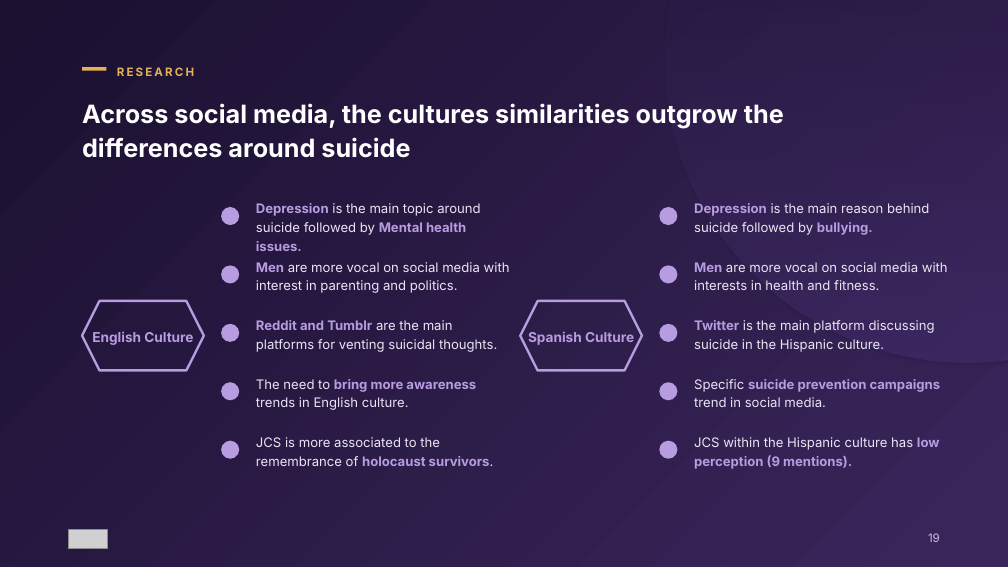
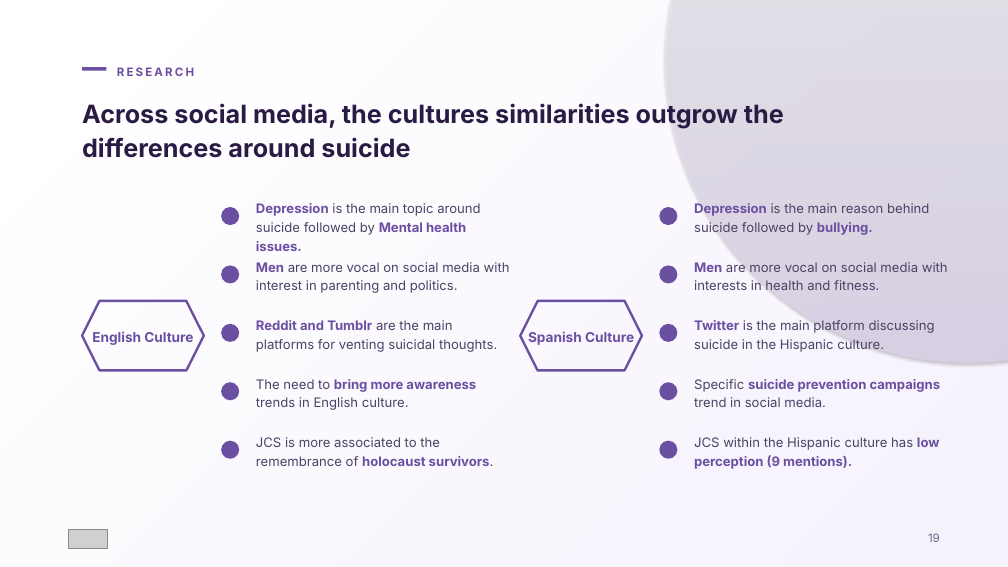
Before and after one commit to patriciobrunoar/alkimia, a slide deck: slide 19 of decks/jcs-miami-dade/JCS-Case-Miami-Dade-Alkimia.pptx. Drawn at 1008x567 pixels with LibreOffice and Linux fonts; fonts in the diff are those of the drawing; grey boxes stand for pictures. Boxes give left, top, right and bottom in pixels: in the first picture for what was removed or moved away, otherwise in the second. Text is boxed around its words. In the diff, an @@ line names an element or a change of style, - is before the commit and + after.

```diff
--- a/decks/jcs-miami-dade/JCS-Case-Miami-Dade-Alkimia.pptx
+++ b/decks/jcs-miami-dade/JCS-Case-Miami-Dade-Alkimia.pptx
@@ background gradient #1B1030 to #3A265C to gradient #FFFFFF to #F6F2FC @@
@@ ellipse at [665, 0, 1008, 363]: fill gradient #5B3F94 to #1B1030 to gradient #E4DAF5 to #FFFFFF @@
@@ rectangle at [82, 67, 107, 71]: fill #E3B256 to #6B4FA1 @@
@@ text "RESEARCH" at [117, 67, 194, 76]: text colour #E3B256 to #6B4FA1 @@
@@ text "Across social media, the cultures ..." at [82, 103, 784, 158]: text colour #FFFFFF to #2A1B45 @@
@@ text "Depression is the main topic ..." at [256, 203, 480, 251]: text colour #B79CE0 to #6B4FA1 in "Depression Mental health issues."; text colour #E9E4F4 to #4B4366 in "is the main topic around suicide followed ..." @@
@@ text "Depression is the main reason ..." at [694, 203, 929, 235]: text colour #B79CE0 to #6B4FA1 in "Depression bullying."; text colour #E9E4F4 to #4B4366 in "is the main reason behind suicide followed ..." @@
@@ text "Men are more vocal on ..." at [256, 262, 510, 293]: text colour #B79CE0 to #6B4FA1 in "Men"; text colour #E9E4F4 to #4B4366 @@
@@ text "Men are more vocal on ..." at [694, 262, 948, 290]: text colour #B79CE0 to #6B4FA1 in "Men"; text colour #E9E4F4 to #4B4366 @@
@@ text "English Culture" at [92, 331, 193, 345]: text colour #B79CE0 to #6B4FA1 @@
@@ hexagon at [82, 301, 204, 371]: outline #B79CE0 2.25 pt to #6B4FA1 2.25 pt @@
@@ text "Reddit and Tumblr are the ..." at [256, 320, 497, 352]: text colour #B79CE0 to #6B4FA1 in "Reddit and Tumblr"; text colour #E9E4F4 to #4B4366 in "are the main platforms for venting suicidal ..." @@
@@ text "Spanish Culture" at [528, 331, 634, 345]: text colour #B79CE0 to #6B4FA1 @@
@@ hexagon at [520, 301, 642, 371]: outline #B79CE0 2.25 pt to #6B4FA1 2.25 pt @@
@@ text "Twitter is the main platform ..." at [694, 320, 935, 352]: text colour #B79CE0 to #6B4FA1 in "Twitter"; text colour #E9E4F4 to #4B4366 in "is the main platform discussing suicide in ..." @@
@@ text "The need to bring more ..." at [256, 379, 476, 410]: text colour #E9E4F4 to #4B4366 in "The need to trends in English culture."; text colour #B79CE0 to #6B4FA1 in "bring more awareness" @@
@@ text "Specific suicide prevention campaigns trend ..." at [694, 379, 941, 407]: text colour #E9E4F4 to #4B4366 in "Specific trend in social media."; text colour #B79CE0 to #6B4FA1 in "suicide prevention campaigns" @@
@@ text "JCS is more associated to ..." at [256, 437, 494, 466]: text colour #E9E4F4 to #4B4366 in "JCS is more associated to the remembrance ..."; text colour #B79CE0 to #6B4FA1 in "holocaust survivors." @@
@@ fill #B79CE0 to #6B4FA1 in 10 elements at [222, 207, 240, 225], [222, 265, 240, 284], [222, 324, 240, 342], [222, 383, 240, 401], [222, 441, 240, 459], [659, 207, 678, 225], [659, 265, 678, 284], [659, 324, 678, 342], [659, 383, 678, 401], [659, 441, 678, 459] @@
@@ text "JCS within the Hispanic culture ..." at [694, 437, 940, 469]: text colour #E9E4F4 to #4B4366 in "JCS within the Hispanic culture has"; text colour #B79CE0 to #6B4FA1 in "low perception (9 mentions)." @@
@@ text "19" at [928, 533, 940, 542]: text colour #C9BFE0 to #6F6890 @@
```
Also in this commit, not shown: 41 other slides changed, 14 other files.
